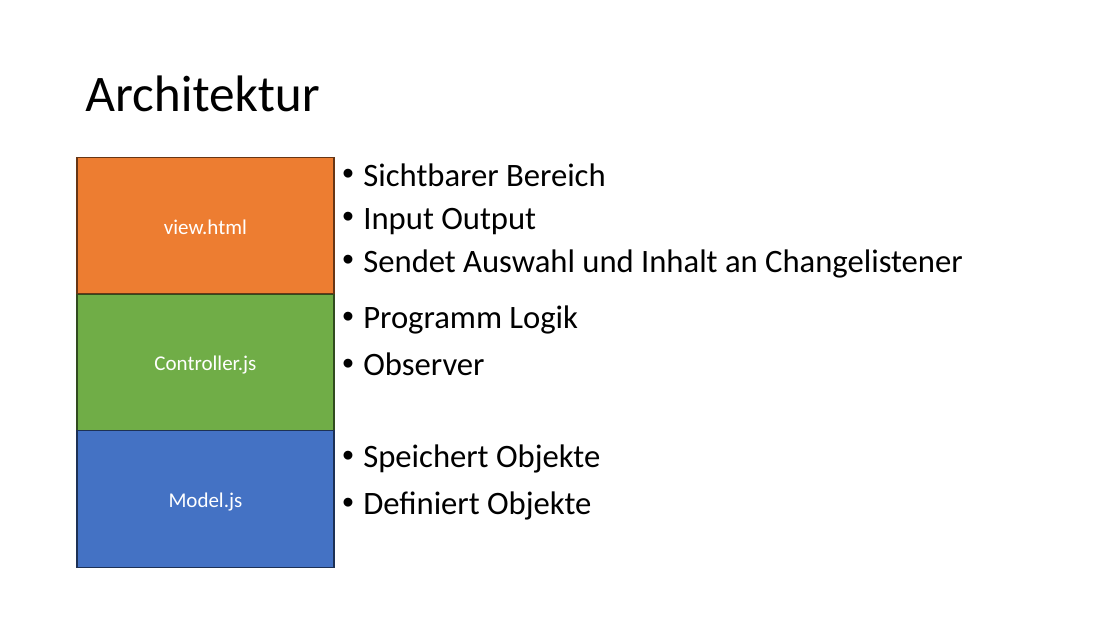
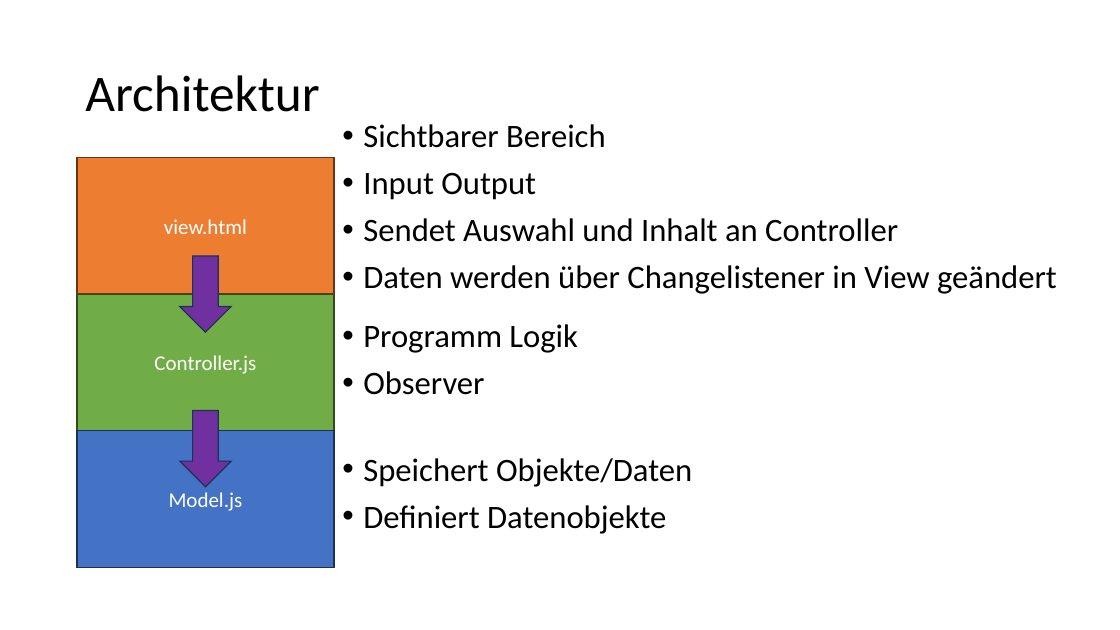
Before and after one commit to stefansimic/WEBCR-Master-Detail, a slide deck: slide 6 of WebCl.pptx. Drawn at 1120x630 pixels with LibreOffice and Linux fonts; fonts in the diff are those of the drawing. Boxes give left, top, right and bottom in pixels: in the first picture for what was removed or moved away, otherwise in the second. Text is boxed around its words. In the diff, an @@ line names an element or a change of style, - is before the commit and + after.

```diff
--- a/WebCl.pptx
+++ b/WebCl.pptx
@@ text "Sichtbarer Bereich": place and size @@
-text "Sichtbarer Bereich" at <box>363,163,963,278</box>
+text "Sichtbarer Bereich" at <box>363,124,1057,294</box>
@@ text at <box>363,124,606,200</box>: line spacing 0.8 to 0.9 @@
@@ text at <box>363,218,1057,294</box>: text changed @@
-• Sendet Auswahl und Inhalt an Changelistener
+• Sendet Auswahl und Inhalt an Controller
+• Daten werden über Changelistener in View geändert
@@ down arrow added at <box>180,256,231,333</box>, fill #7030A0, outline #1E3256 1 pt @@
@@ text "Programm Logik": place and size @@
-text "Programm Logik" at <box>363,305,578,376</box>
+text "Programm Logik" at <box>363,324,578,395</box>
@@ down arrow added at <box>180,411,231,487</box>, fill #7030A0, outline #1E3256 1 pt @@
@@ text at <box>363,458,692,534</box>: text changed @@
-• Speichert Objekte
-• Definiert Objekte
+• Speichert Objekte/Daten
+• Definiert Datenobjekte
```
Also in this commit, not shown: 3 other slides changed, 4 other files.
